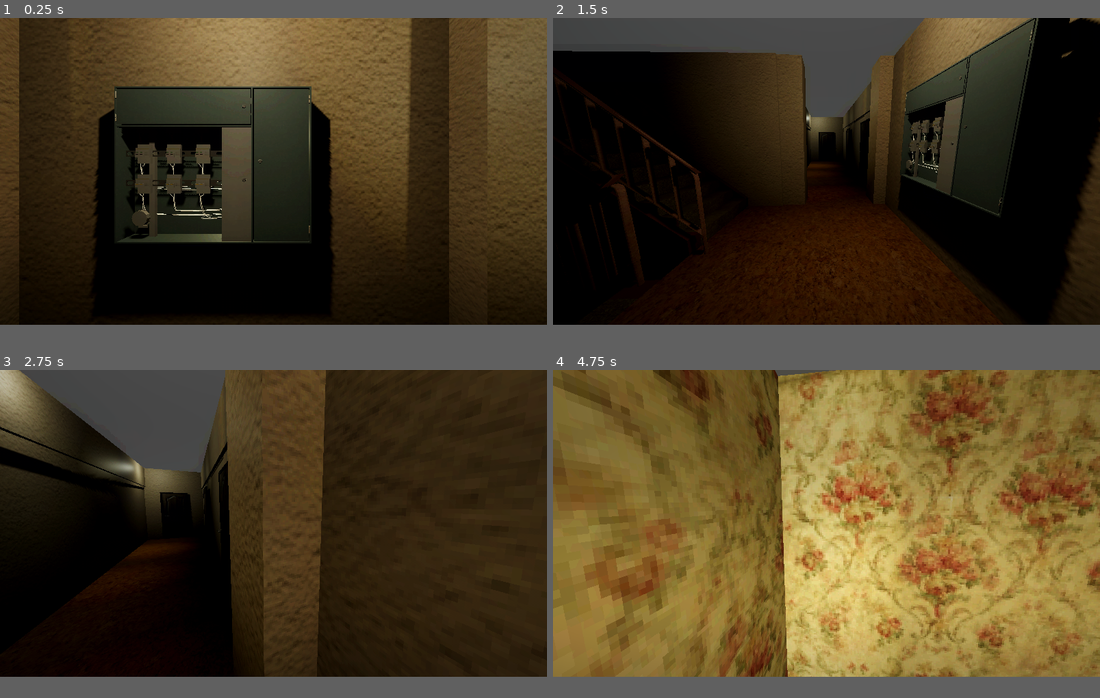
Above: before the commit, frames 1-4 (two rows, left to right).
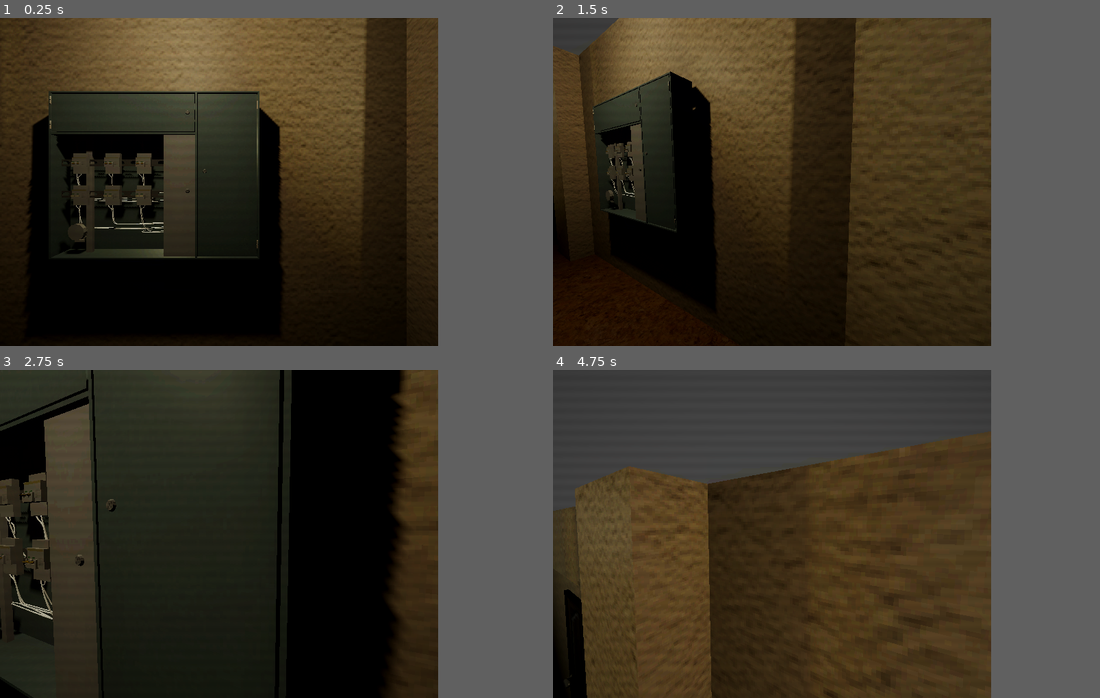
Above: after the commit, the same moments.

Repository: realparseek/hrushevka-godot
Game: Godot game, scene res://scenes/room1.tscn
Same seed, same stepped clock (60 frames per second), same inputs: the game is played once before the commit and once after it.
Inputs (mouse positions are in pixels of both pictures, inside the frame that each line leads up to):
- Up to frame 1 (0.25 s): no input
- Up to frame 2 (1.5 s): tap Enter at 0.5 s; move the mouse to (946, 155) at 0.52 s; hold D (walk_right) 0.53-1.28 s; hold Shift (sprint) 0.53-1.28 s; click (946, 155) at 0.67 s; tap Space (jump) at 0.77 s; move the mouse to (799, 172) at 1.27 s; hold W (walk_forward) from 1.28 s (still down); tap Shift (sprint) at 1.35 s
- Up to frame 3 (2.75 s): keep holding W (walk_forward); tap Space (jump) at 1.52 s; move the mouse to (284, 517) at 2.02 s; hold Shift (sprint) from 2.03 s (still down)
- Up to frame 4 (4.75 s): keep holding W (walk_forward); move the mouse to (821, 527) at 2.77 s; release Shift (sprint) at 2.78 s; tap Shift (sprint) at 2.85, 4.35 s; tap Space (jump) at 3.02, 3.77, 4.52 s; move the mouse to (864, 527) at 3.52 s; hold Shift (sprint) 3.53-4.28 s; move the mouse to (782, 520) at 4.27 s
The window is 799x449 before the commit and 640x480 after it. Grey fills any space a smaller window leaves; there, only what the larger window draws over its background counts as a difference.

The runs differ from the first frame. In frame 1, 46% of the frame differs, in the area x 0-100%, y 0-100%; in frame 2, 53%; in frame 3, 60%; in frame 4, 88%.

Commit message:
Psx resolution

Diff:
--- a/project.godot
+++ b/project.godot
@@ -17,9 +17,10 @@
 
 [display]
 
-window/size/viewport_width=1920
-window/size/viewport_height=1080
-window/size/resizable=false
+window/size/viewport_width=640
+window/size/viewport_height=480
+window/stretch/mode="viewport"
+window/stretch/aspect="keep_height"
 
 [filesystem]
 
--- a/shaders/NewShader.gdshader
+++ b/shaders/NewShader.gdshader
@@ -1,8 +1,8 @@
 shader_type canvas_item;
 
 uniform sampler2D screen_texture: hint_screen_texture, repeat_disable, filter_nearest;
-uniform vec2 viewport_size = vec2(1600, 900);
-uniform vec2 virtual_resolution = vec2(320, 240);
+uniform vec2 viewport_size = vec2(640, 480);
+uniform vec2 virtual_resolution = vec2(640, 480);
 uniform float shadow_smoothness = 0.5;
 uniform int color_depth = 32;
 uniform float dither_strength = 0.02;
@@ -37,7 +37,7 @@
 
 // CRT эффекты (применяются ПОСЛЕ основного шейдера)
 vec3 apply_scanlines(vec3 color, vec2 uv) {
-    float scanline = sin(uv.y * viewport_size.y * 3.14159) * 0.3 + 0.7;
+    float scanline = sin(uv.y * viewport_size.y * 3.14159) * 0.1 + 0.2;
     scanline = mix(1.0, scanline, scanline_strength);
     return color * scanline;
 }
